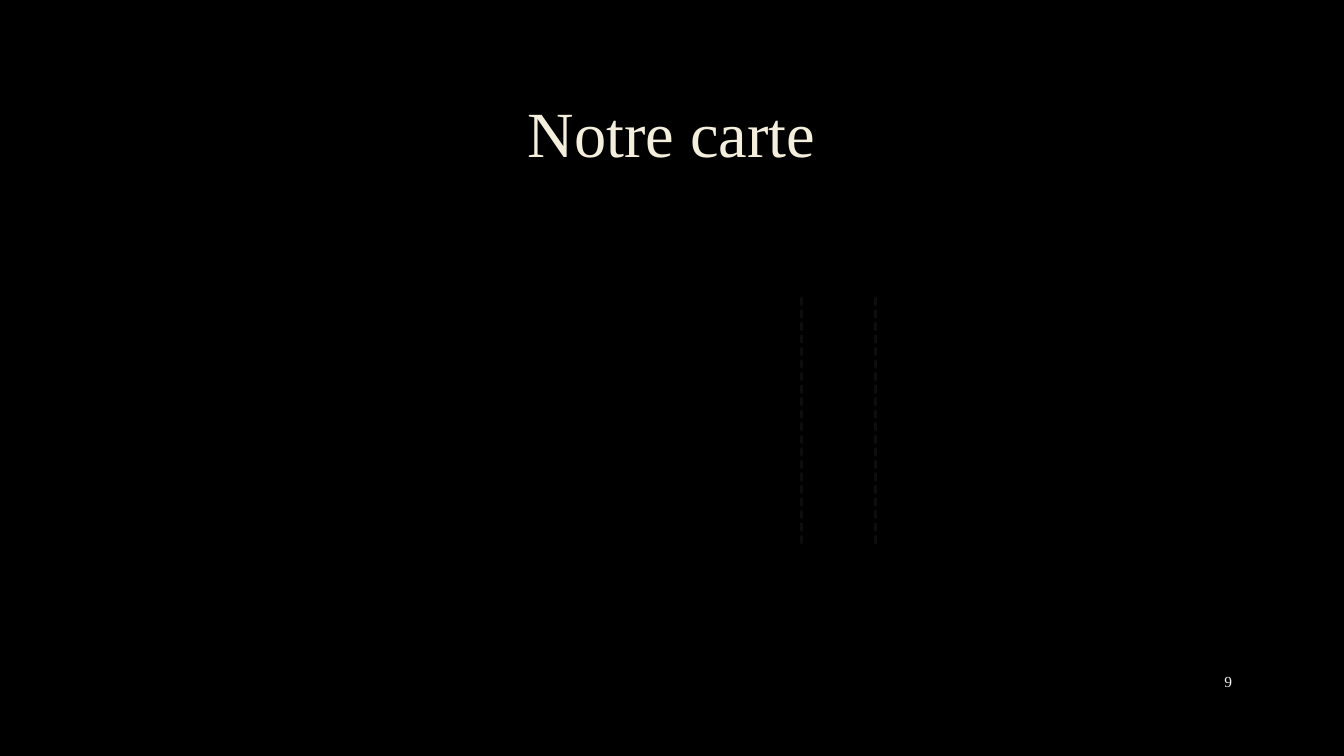
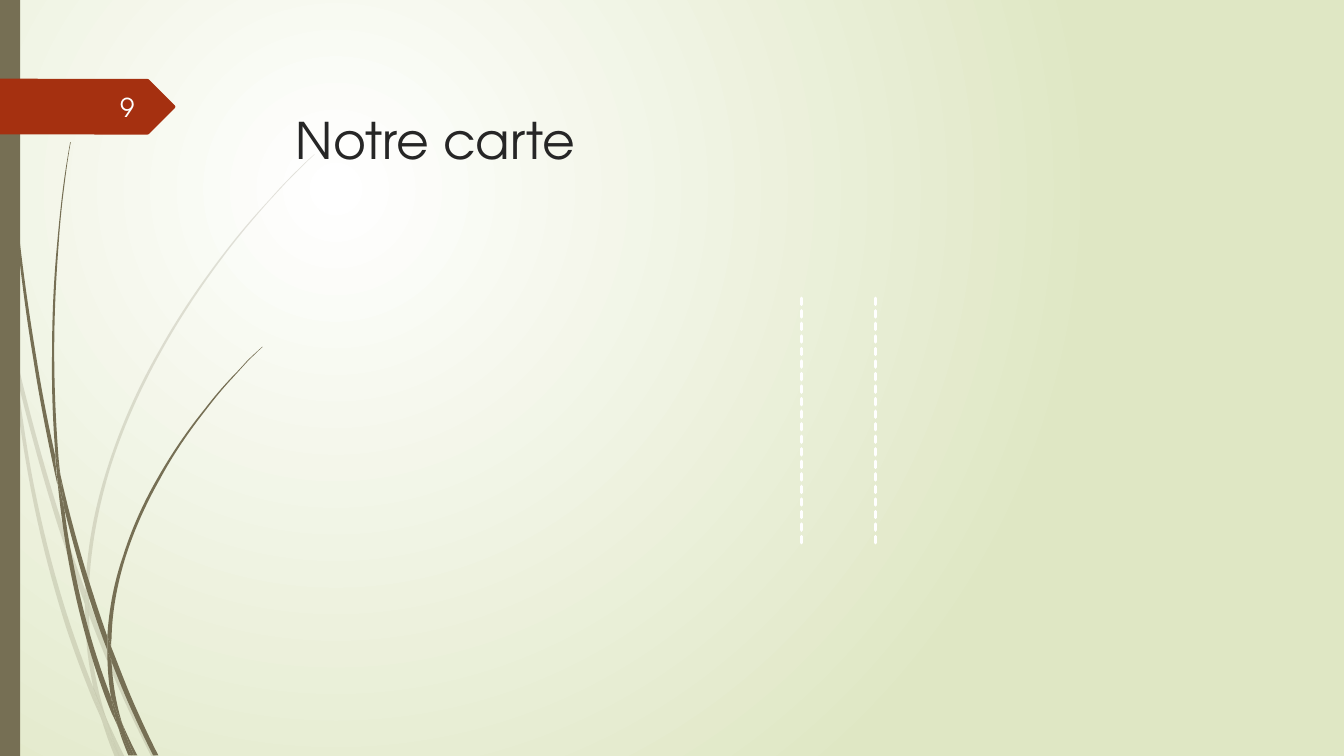
Before and after one commit to Grismonde/Maraton-du-web, a slide deck: slide 9 of Groupe 5.pptx. Drawn at 1344x756 pixels with LibreOffice and Linux fonts; fonts in the diff are those of the drawing; background and template pictures are left out. Boxes give left, top, right and bottom in pixels: in the first picture for what was removed or moved away, otherwise in the second. Text is boxed around its words. In the diff, an @@ line names an element or a change of style, - is before the commit and + after.

```diff
--- a/Groupe 5.pptx
+++ b/Groupe 5.pptx
@@ background picture (left out) to gradient #FFFFFF to #DFE8C4 @@
@@ rectangle added at <box>0,0,20,756</box>, fill #766F54 @@
@@ freeform shape added at <box>0,79,175,134</box>, fill #A53010 @@
@@ page number: place and size @@
-page number at <box>1224,677,1232,687</box>
+page number at <box>120,97,134,117</box>
@@ page number at <box>120,97,134,117</box>: size 11 to 18.5 pt, font Times New Roman to TeX Gyre Adventor, text colour #F2F2F2 to #FEFFFF @@
@@ title "Notre carte": place and size @@
-title "Notre carte" at <box>528,114,815,158</box>
+title "Notre carte" at <box>296,121,575,160</box>
@@ title "Notre carte" at <box>296,121,575,160</box>: size 46 to 36 pt, font Times New Roman to TeX Gyre Adventor, text colour #F4EEDC to #262626, letter outline #404040 0.75 pt to none; alignment centre to left; line spacing 0.9 to 1 @@
@@ line (802, 298) - (802, 546): stroke #0D0D0D 2.25 pt dashed to #FFFFFF 2.25 pt dashed @@
@@ line (876, 298) - (876, 546): stroke #0D0D0D 2.25 pt dashed to #FFFFFF 2.25 pt dashed @@
@@ group added at <box>0,154,315,756</box>: 10 freeform shapes @@
@@ group added at <box>3,0,262,756</box>: 12 freeform shapes @@
```
Also in this commit, not shown: 16 other slides changed, 1 slide added, 1 slide removed.
